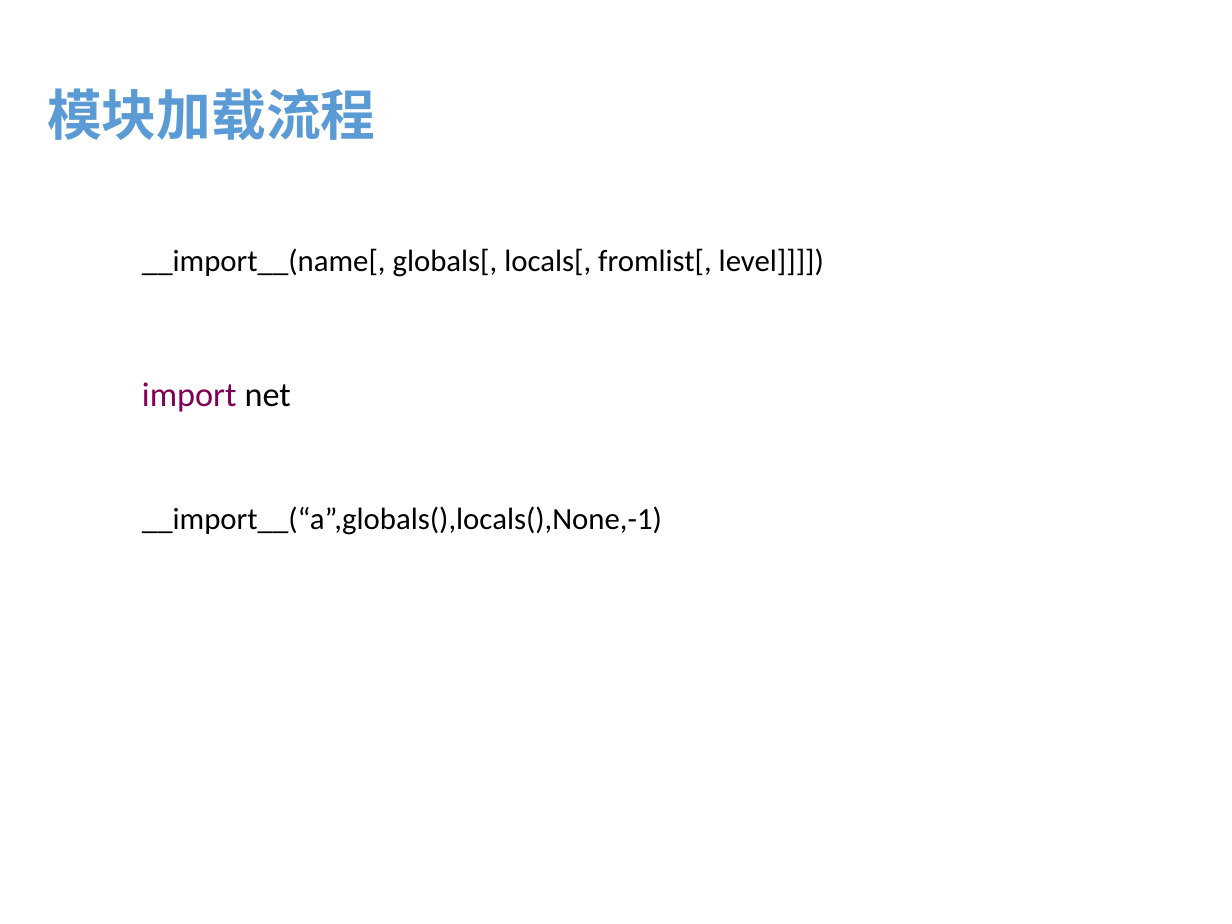
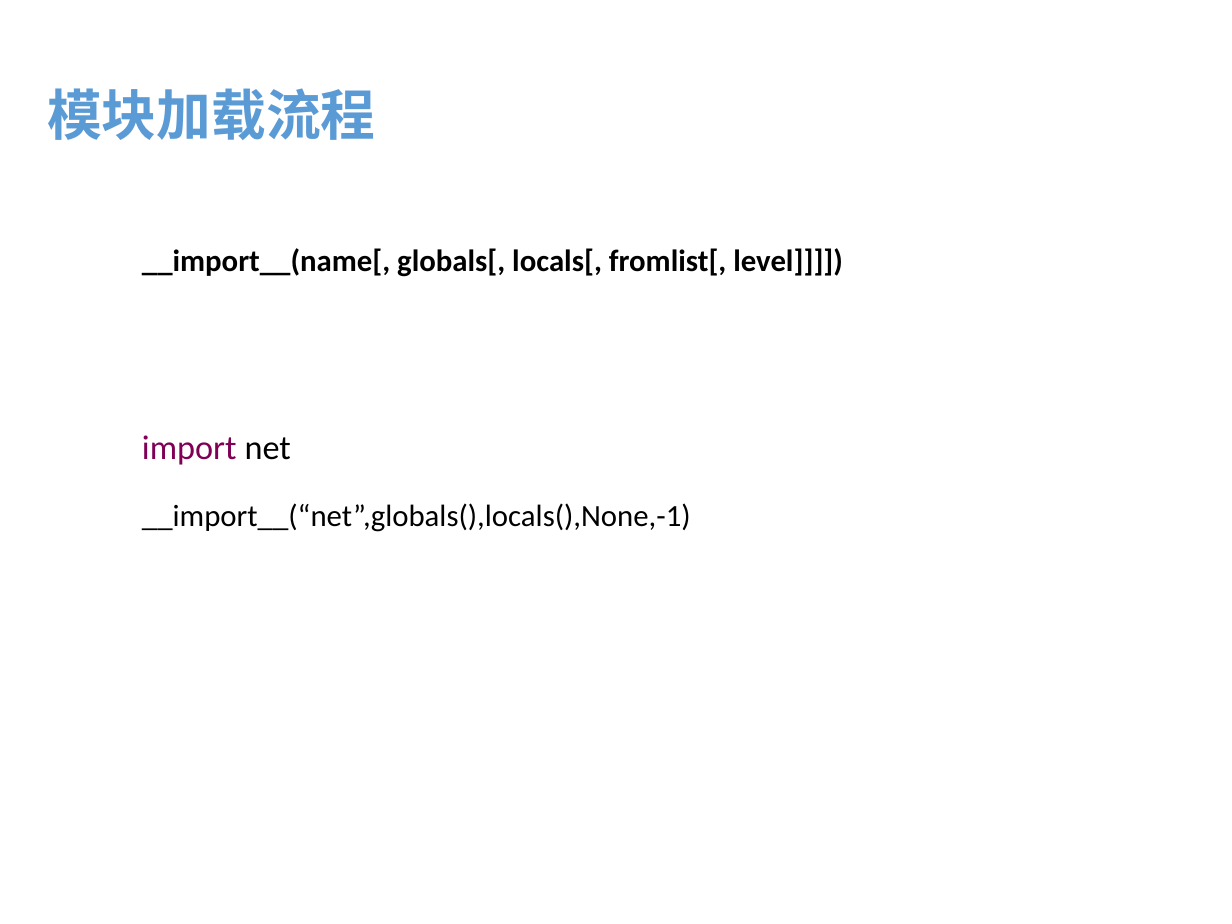
Before and after one commit to menfeng/studynote, a slide deck: slide 20 of python/source code/import/import.pptx (slide 8 before the commit). Drawn at 1232x924 pixels with LibreOffice and Linux fonts; fonts in the diff are those of the drawing. Boxes give left, top, right and bottom in pixels: in the first picture for what was removed or moved away, otherwise in the second. Text is boxed around its words. In the diff, an @@ line names an element or a change of style, - is before the commit and + after.

```diff
--- a/python/source code/import/import.pptx
+++ b/python/source code/import/import.pptx
@@ text "__import__(name[, globals[, locals[, fromlist[, level]]]])" at bbox=[142, 248, 843, 277]: bold on @@
@@ text "import net": place and size @@
-text "import net" at bbox=[142, 382, 291, 412]
+text "import net" at bbox=[142, 435, 291, 465]
@@ text at bbox=[142, 503, 691, 532]: text changed @@
-__import__(“a”,globals(),locals(),None,-1)
+__import__(“net”,globals(),locals(),None,-1)
```
Also in this commit, not shown: 12 other slides changed, 2 slides added, 2 slides removed.
